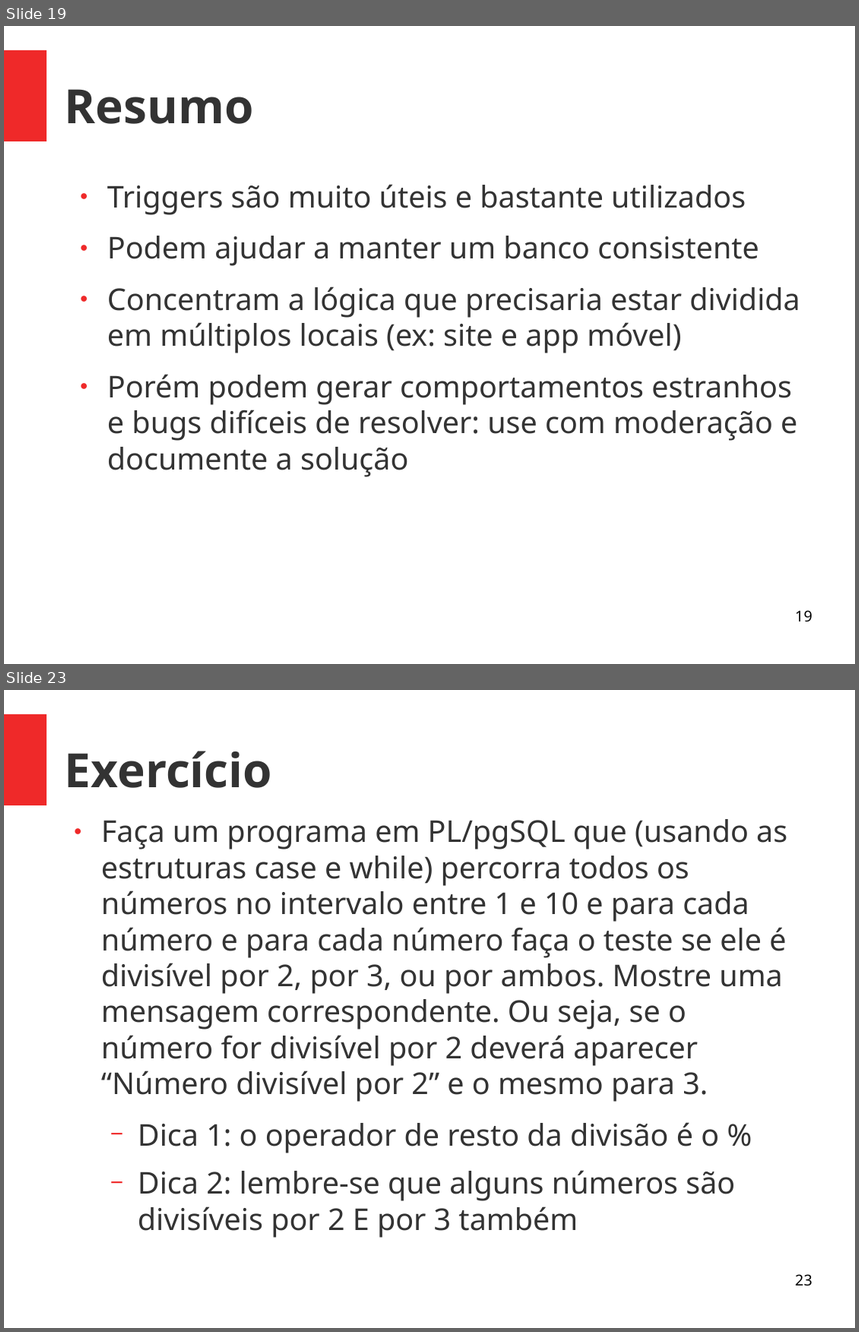
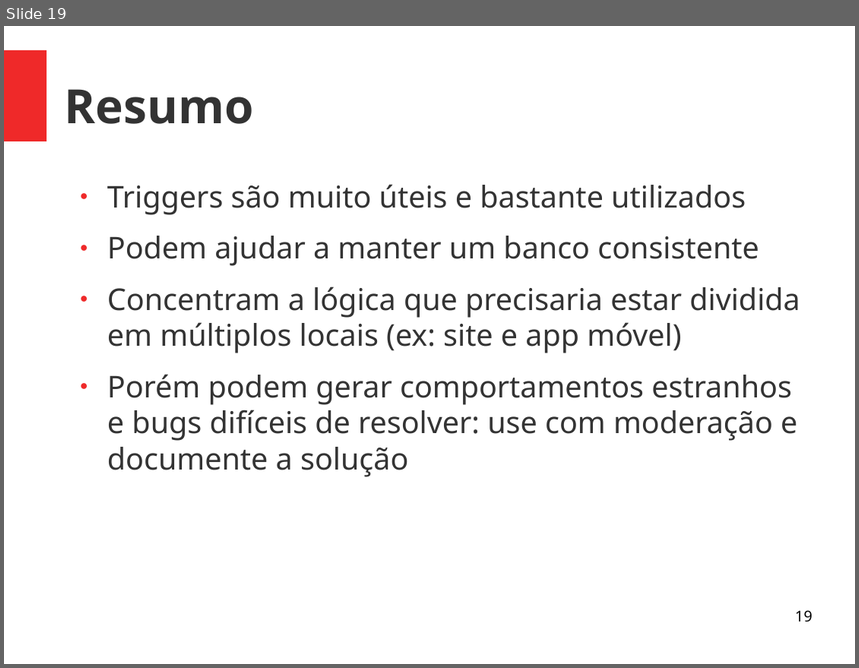
Before and after one commit to viniciusalveshax/aulas, a slide deck: banco-de-dados-2/10-triggers/bd2-triggers.odp. Shown one above the other, each under a label of ours: slides 19 and 23 before the commit, slide 19 after it; the slides between them are not shown. The pictures are 859x1332 and 859x668 pixels, drawn with LibreOffice and Linux fonts; fonts in the diff are those of the drawing. Boxes give left, top, right and bottom in pixels: in the first picture for what was removed or moved away, otherwise in the second. Text is boxed around its words. In the diff, an @@ line names an element or a change of style, - is before the commit and + after.

```diff
--- a/banco-de-dados-2/10-triggers/bd2-triggers.odp
+++ b/banco-de-dados-2/10-triggers/bd2-triggers.odp
@@ slide 23 removed at bbox=[4, 690, 855, 1328], background #FFFFFF; not listed: 1 template element that a slide beside it also shows @@
@@ title removed at bbox=[65, 751, 272, 788] @@
-Exercício
@@ text removed at bbox=[101, 819, 788, 1201] @@
-● Faça um programa em PL/pgSQL que (usando as estruturas case e while) percorra todos os números no intervalo entre 1 e 10 e para cada número e para cada número faça o teste se ele é divisível por 2, por 3, ou por ambos. Mostre uma mensagem correspondente. Ou seja, se o número for divisível por 2 deverá aparecer “Número divisível por 2” e o mesmo para 3.
-  − Dica 1: o operador de resto da divisão é o %
-  − Dica 2: lembre-se que alguns números são divisíveis por 2 E por 3 também
@@ page number removed at bbox=[795, 1274, 813, 1287] @@
-23
```
Also in this commit, not shown: 3 slides changed, 3 other slides removed, 1 other file.
